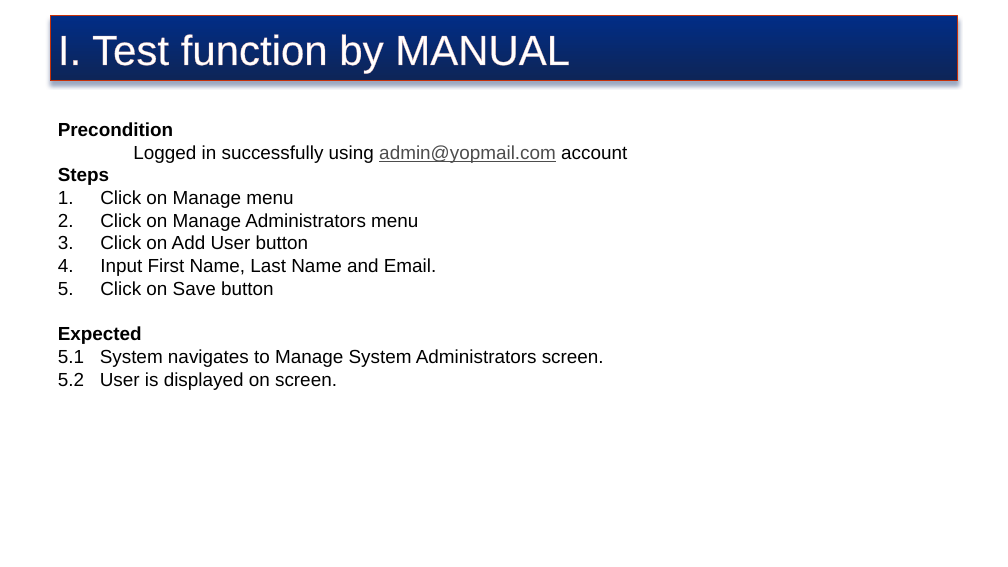
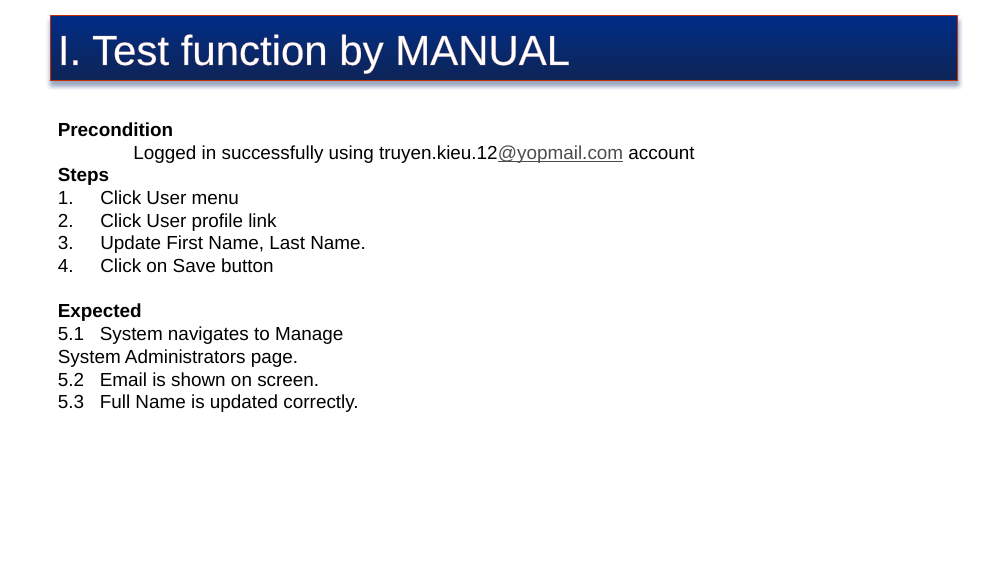
Before and after one commit to truyenkv/sharing, a slide deck: slide 4 of Sharing.pptx. Drawn at 1008x567 pixels with LibreOffice and Linux fonts; fonts in the diff are those of the drawing; background and template pictures are left out. Boxes give left, top, right and bottom in pixels: in the first picture for what was removed or moved away, otherwise in the second. Text is boxed around its words. In the diff, an @@ line names an element or a change of style, - is before the commit and + after.

```diff
--- a/Sharing.pptx
+++ b/Sharing.pptx
@@ text at box(133, 145, 694, 163): text changed @@
-Logged in successfully using admin@yopmail.com account
+Logged in successfully using truyen.kieu.12@yopmail.com account
@@ text at box(100, 190, 366, 253): text changed @@
-1. Click on Manage menu
-2. Click on Manage Administrators menu
-3. Click on Add User button
-4. Input First Name, Last Name and Email.
+1. Click User menu
+2. Click User profile link
+3. Update First Name, Last Name.
@@ text at box(58, 326, 358, 412): text changed @@
-5.1 System navigates to Manage System Administrators screen.
-5.2 User is displayed on screen.
+5.1 System navigates to Manage
+System Administrators page.
+5.2 Email is shown on screen.
+5.3 Full Name is updated correctly.
```
Also in this commit, not shown: 10 other slides changed, 1 slide added, 1 slide removed.
